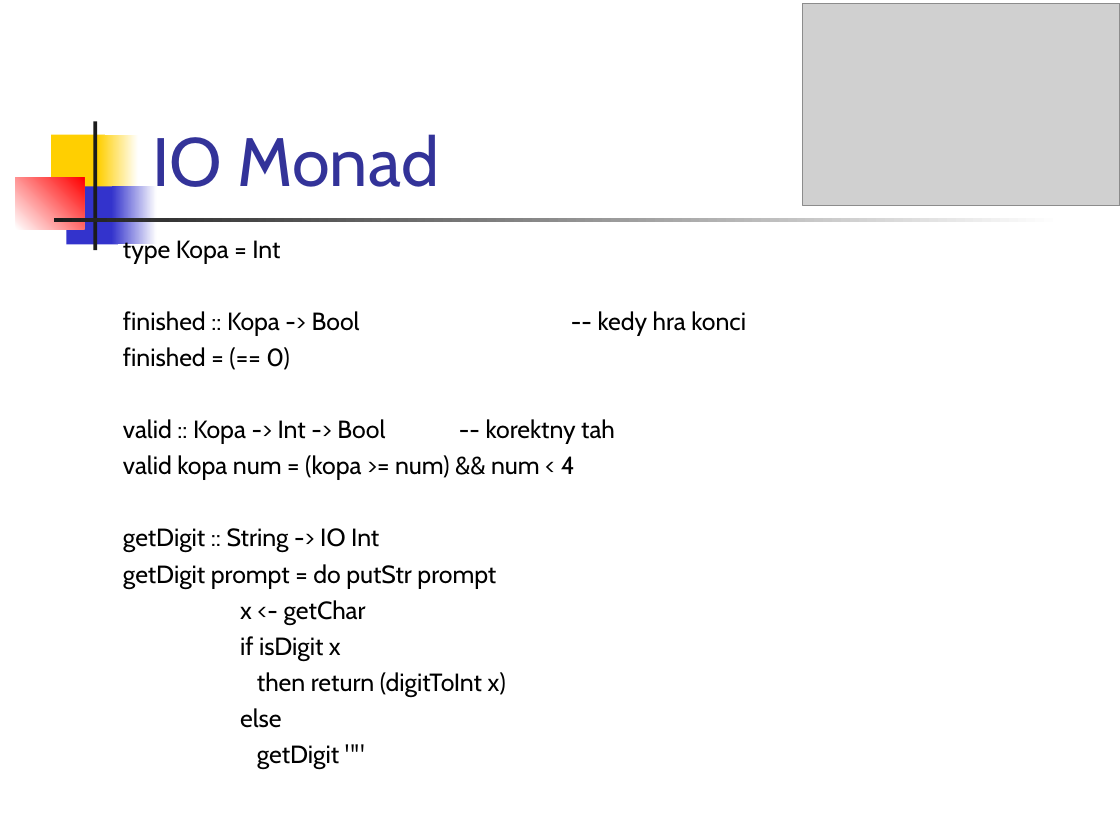
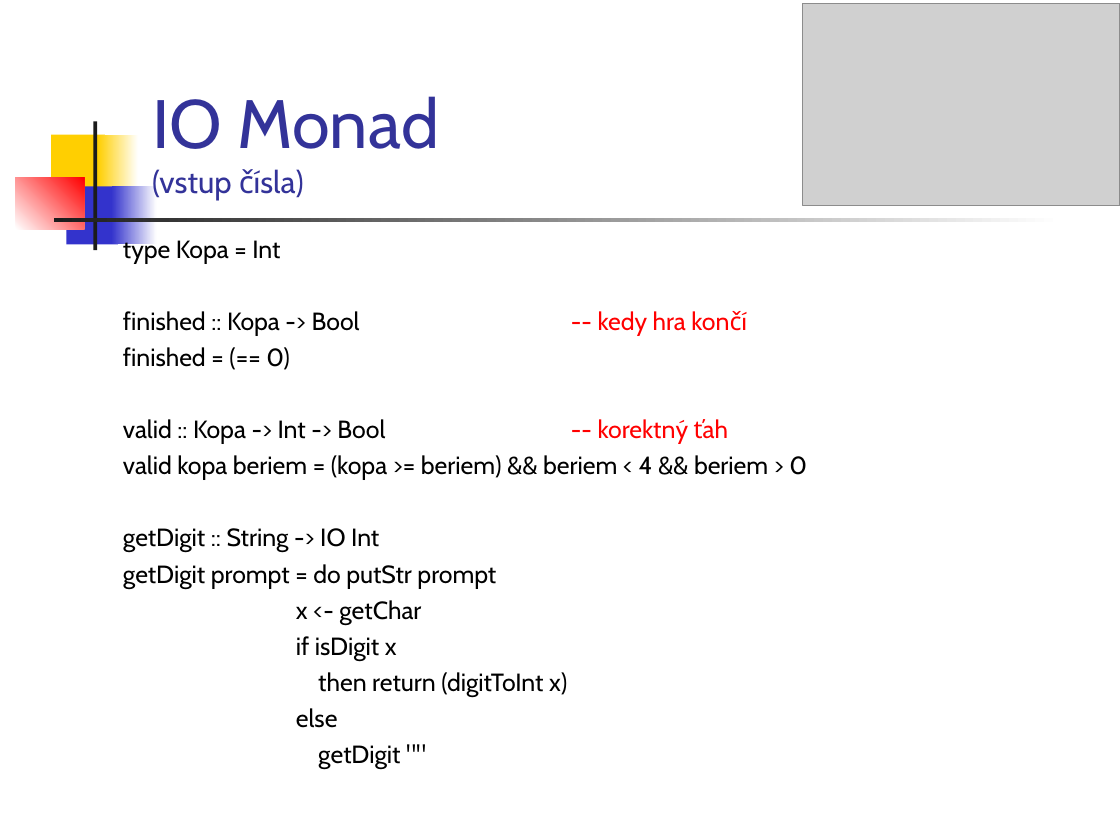
Before and after one commit to Funkcionalne/Prednasky, a slide deck: slide 26 of 12/12_fpro.ppt (slide 24 before the commit). Drawn at 1120x840 pixels with LibreOffice and Linux fonts; fonts in the diff are those of the drawing; grey boxes stand for pictures. Boxes give left, top, right and bottom in pixels: in the first picture for what was removed or moved away, otherwise in the second. Text is boxed around its words. In the diff, an @@ line names an element or a change of style, - is before the commit and + after.

```diff
--- a/12/12_fpro.ppt
+++ b/12/12_fpro.ppt
@@ title at (152, 96, 440, 200): text changed; size 44 to 20 pt @@
-IO Monad
+IO Monad
+(vstup čísla)
@@ text at (123, 311, 686, 336): text changed @@
-finished :: Kopa -> Bool -- kedy hra konci
+finished :: Kopa -> Bool -- kedy hra končí
@@ text at (123, 419, 807, 480): text changed @@
-valid :: Kopa -> Int -> Bool -- korektny tah
-valid kopa num = (kopa >= num) && num < 4
+valid :: Kopa -> Int -> Bool -- korektný ťah
+valid kopa beriem = (kopa >= beriem) && beriem < 4 && beriem > 0
```
Also in this commit, not shown: 18 other slides changed, 2 slides added, 1 other file.
